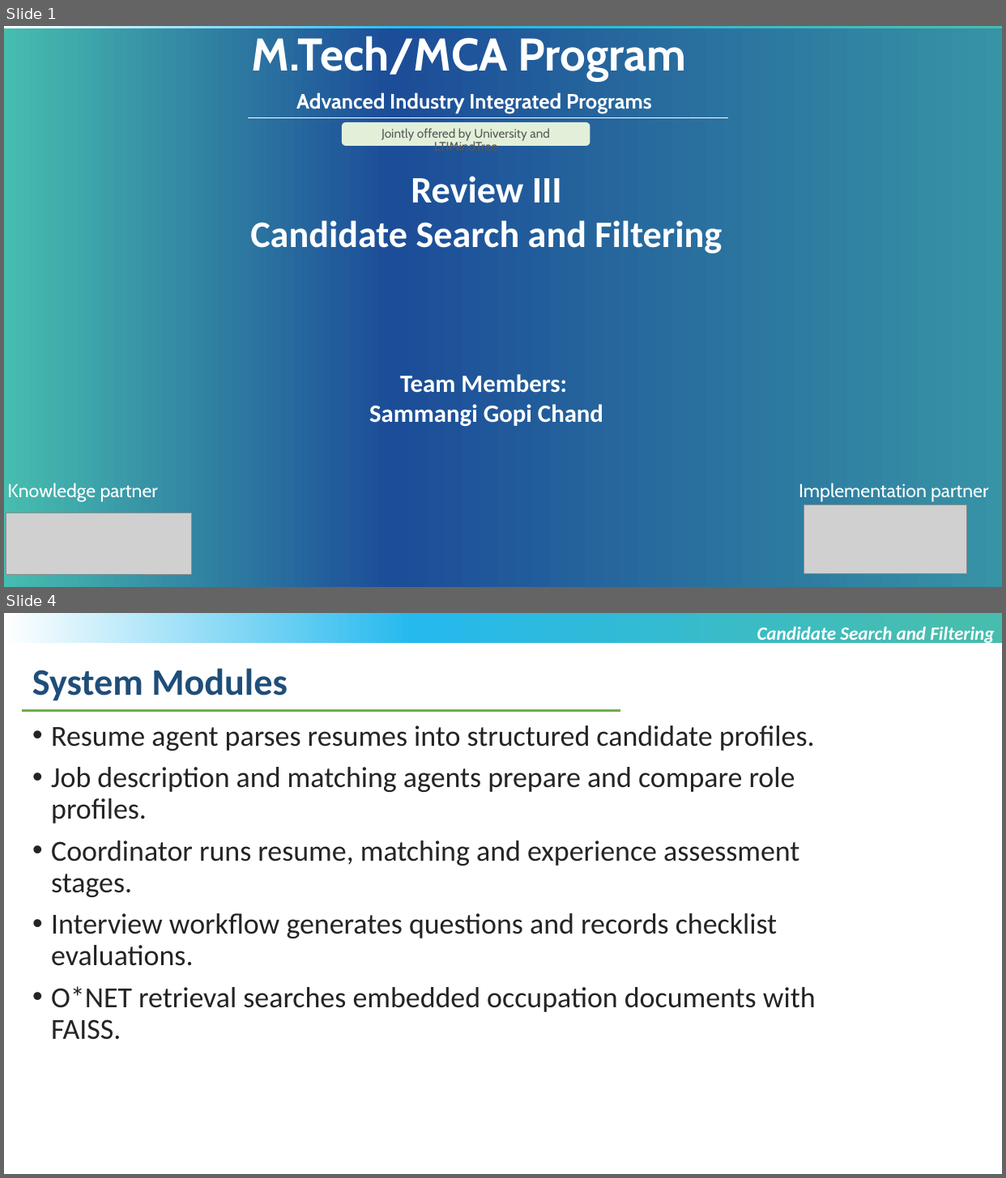
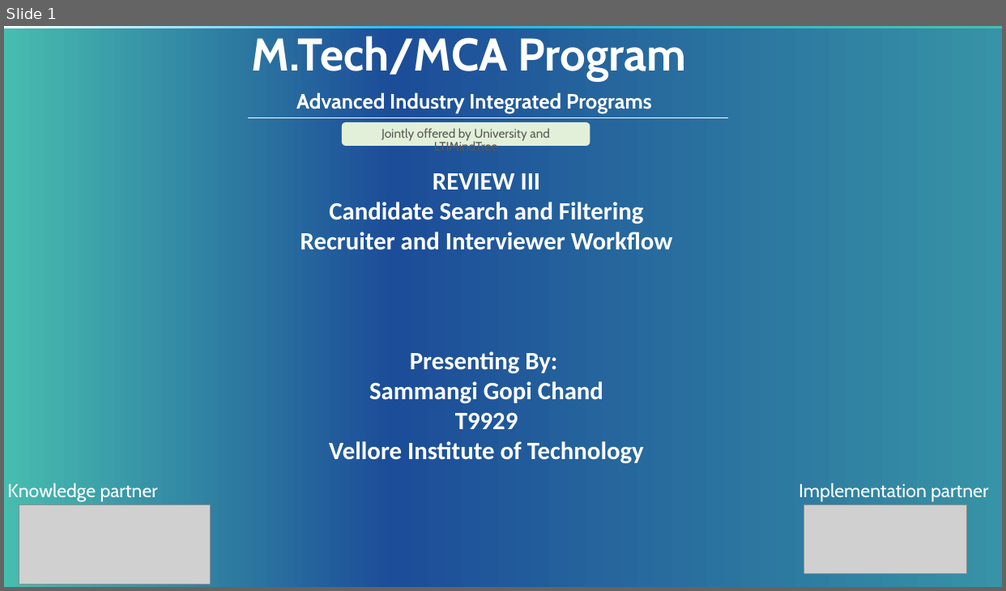
Before and after one commit to sammangigopichand/Candidate-Search-and-Filtering-using-Agentic-AI, a slide deck: Sammangi Gopi Chand_T9929_Review 3.pptx. Shown one above the other, each under a label of ours: slides 1 and 4 before the commit, slide 1 after it; the slides between them are not shown. The pictures are 1006x1178 and 1006x591 pixels, drawn with LibreOffice and Linux fonts; fonts in the diff are those of the drawing; grey boxes stand for pictures; background and template pictures are left out. Boxes give left, top, right and bottom in pixels: in the first picture for what was removed or moved away, otherwise in the second. Text is boxed around its words. In the diff, an @@ line names an element or a change of style, - is before the commit and + after.

Commit message:
Present1

```diff
--- a/Sammangi Gopi Chand_T9929_Review 3.pptx
+++ b/Sammangi Gopi Chand_T9929_Review 3.pptx
@@ slide 4 removed at box(4, 613, 1002, 1174), background #FFFFFF; not listed: 1 template element that a slide beside it also shows @@
@@ text removed at box(757, 627, 994, 645) @@
-Candidate Search and Filtering
@@ text removed at box(32, 668, 288, 701) @@
-System Modules
@@ line removed from (22, 710) to (620, 710) @@
@@ text removed at box(51, 726, 816, 1040) @@
-• Resume agent parses resumes into structured candidate profiles.
-• Job description and matching agents prepare and compare role profiles.
-• Coordinator runs resume, matching and experience assessment stages.
-• Interview workflow generates questions and records checklist evaluations.
-• O*NET retrieval searches embedded occupation documents with FAISS.
@@ slide 1 changed as well @@
@@ text at box(432, 173, 541, 190): text changed; size 36 to 24 pt @@
-Review III
+REVIEW III
@@ text at box(329, 202, 644, 224): size 36 to 24 pt in "Candidate Search and Filtering" @@
@@ text at box(300, 232, 672, 374): text changed @@
-Team Members:
+Recruiter and Interviewer Workflow
+Presenting By:
@@ text at box(329, 413, 644, 464): paragraphs added @@
+T9929
+Vellore Institute of Technology
@@ picture: place and size @@
-picture at box(6, 514, 192, 574)
+picture at box(19, 506, 211, 585)
```
Also in this commit, not shown: 9 other slides changed, 10 slides added, 2 other files.
